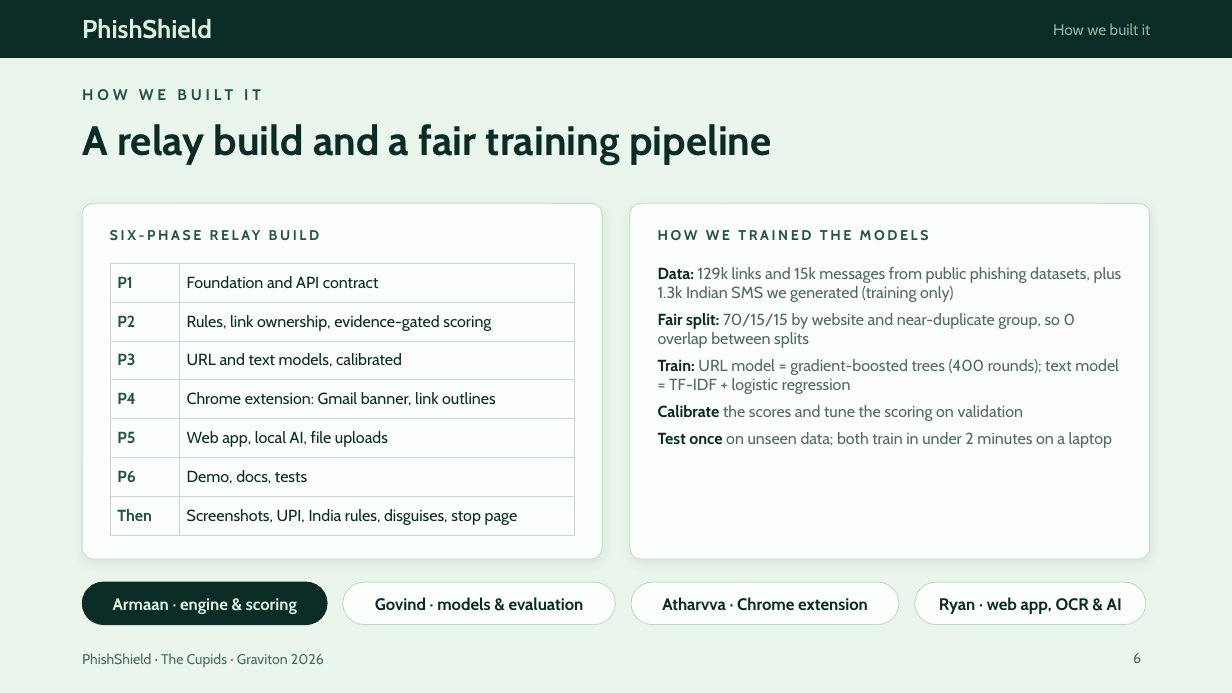
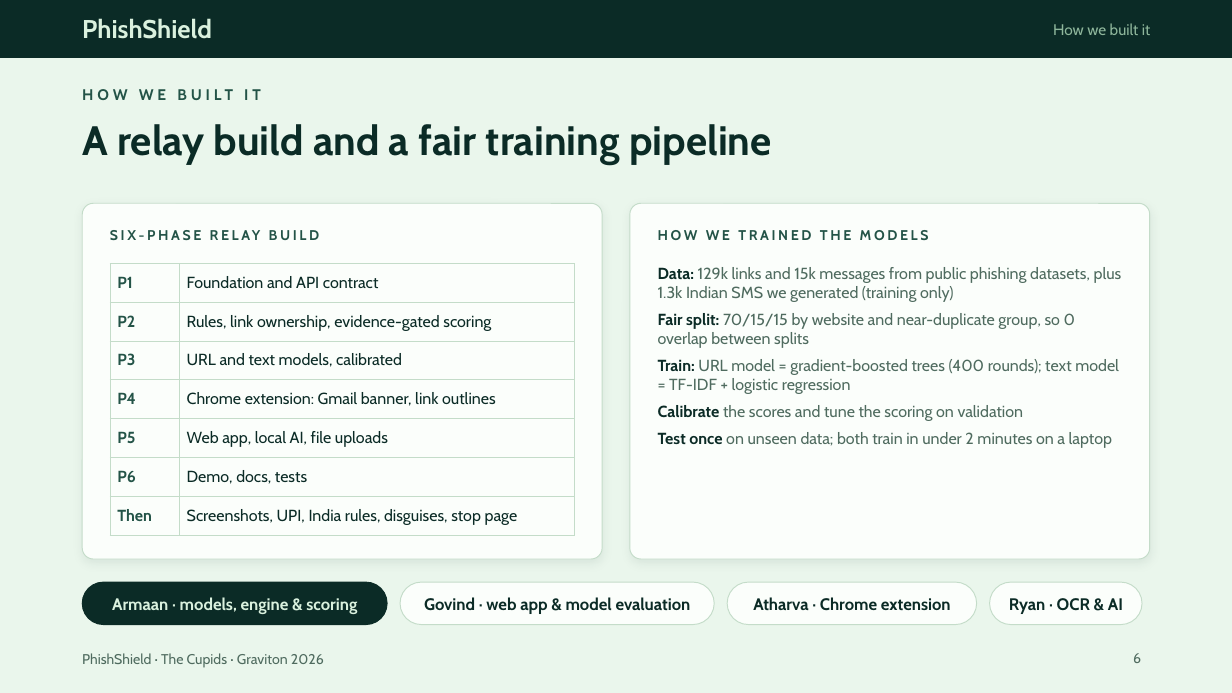
Before and after one commit to armaankhan2905/PhishShield, a slide deck: slide 6 of PhishShield-pitch.pptx. Drawn at 1232x693 pixels with LibreOffice and Linux fonts; fonts in the diff are those of the drawing. Boxes give left, top, right and bottom in pixels: in the first picture for what was removed or moved away, otherwise in the second. Text is boxed around its words. In the diff, an @@ line names an element or a change of style, - is before the commit and + after.

```diff
--- a/PhishShield-pitch.pptx
+++ b/PhishShield-pitch.pptx
@@ rounded rectangle: place and size @@
-rounded rectangle at [82, 582, 327, 625]
+rounded rectangle at [82, 582, 387, 625]
@@ text at [112, 597, 357, 614]: text changed @@
-Armaan · engine & scoring
+Armaan · models, engine & scoring
@@ rounded rectangle: place and size @@
-rounded rectangle at [343, 582, 616, 625]
+rounded rectangle at [400, 582, 714, 625]
@@ text at [424, 597, 691, 614]: text changed @@
-Govind · models & evaluation
+Govind · web app & model evaluation
@@ rounded rectangle: place and size @@
-rounded rectangle at [631, 582, 899, 625]
+rounded rectangle at [727, 582, 977, 625]
@@ text at [753, 597, 951, 611]: text changed @@
-Atharvva · Chrome extension
+Atharva · Chrome extension
@@ rounded rectangle: place and size @@
-rounded rectangle at [915, 582, 1146, 625]
+rounded rectangle at [990, 582, 1142, 625]
@@ text at [1009, 598, 1123, 614]: text changed @@
-Ryan · web app, OCR & AI
+Ryan · OCR & AI
```
Also in this commit, not shown: 1 other slide changed.
